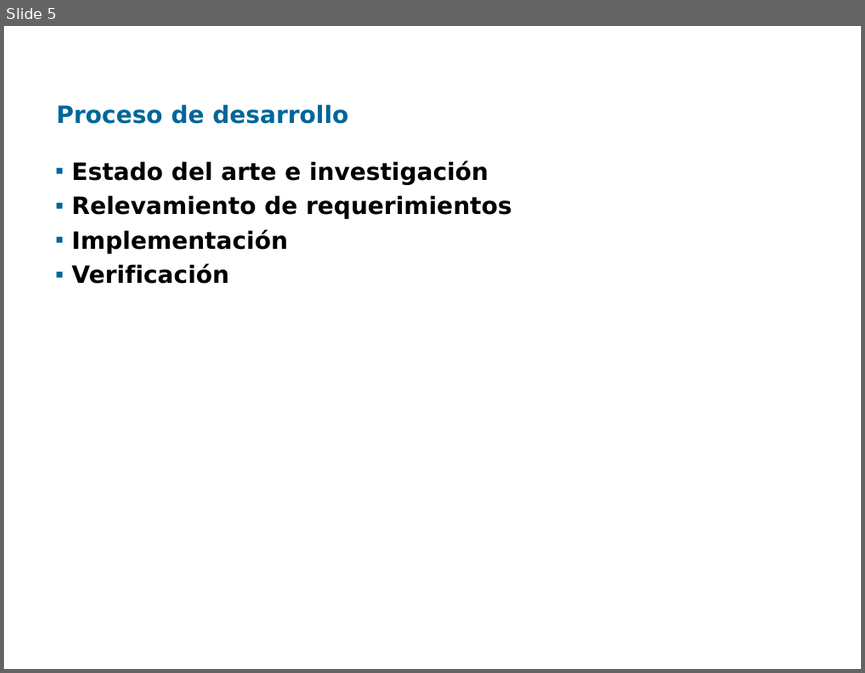
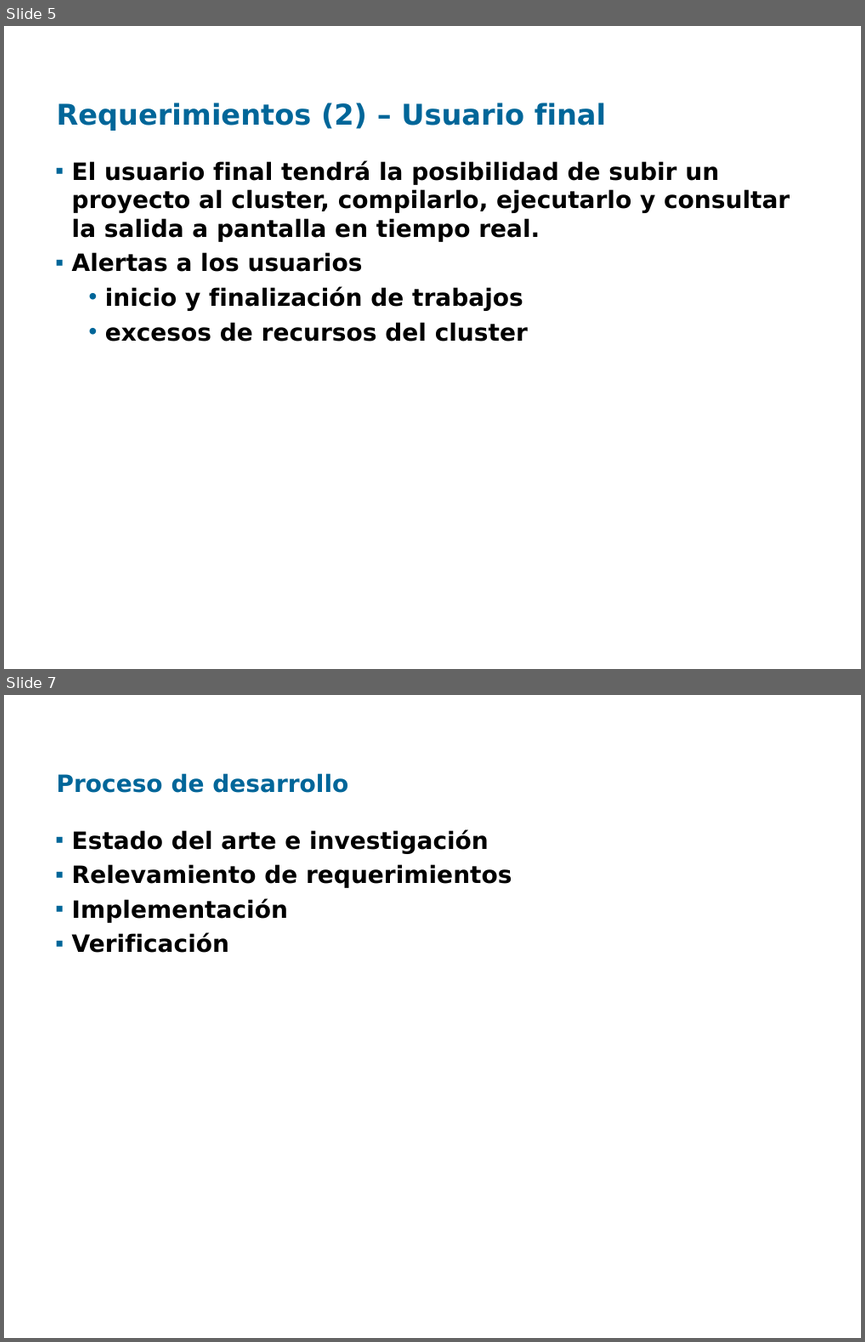
Before and after one commit to santiago-iturriaga/pgruso2007, a slide deck: Documentacion/Interfaz de acceso.ppt. Shown one above the other, each under a label of ours: slide 5 before the commit, slides 5 and 7 after it; the slides between them are not shown. The pictures are 865x673 and 865x1342 pixels, drawn with LibreOffice and Linux fonts; fonts in the diff are those of the drawing; background and template pictures are left out. Boxes give left, top, right and bottom in pixels: in the first picture for what was removed or moved away, otherwise in the second. Text is boxed around its words. In the diff, an @@ line names an element or a change of style, - is before the commit and + after.

```diff
--- a/Documentacion/Interfaz de acceso.ppt
+++ b/Documentacion/Interfaz de acceso.ppt
@@ slide 5 added at [4,26,861,669], background picture (left out) @@
@@ title added at [57,102,606,131], 24 pt, text #006699, bold @@
+Requerimientos (2) – Usuario final
@@ text added at [72,160,789,341], 20 pt, text #000000, bold @@
+▪ El usuario final tendrá la posibilidad de subir un proyecto al cluster, compilarlo, ejecutarlo y consultar la salida a pantalla en tiempo real.
+▪ Alertas a los usuarios
+  • inicio y finalización de trabajos
+  • excesos de recursos del cluster
@@ what was slide 5 is now slide 7 @@
```
Also in this commit, not shown: 1 slide changed, 1 other slide added.
